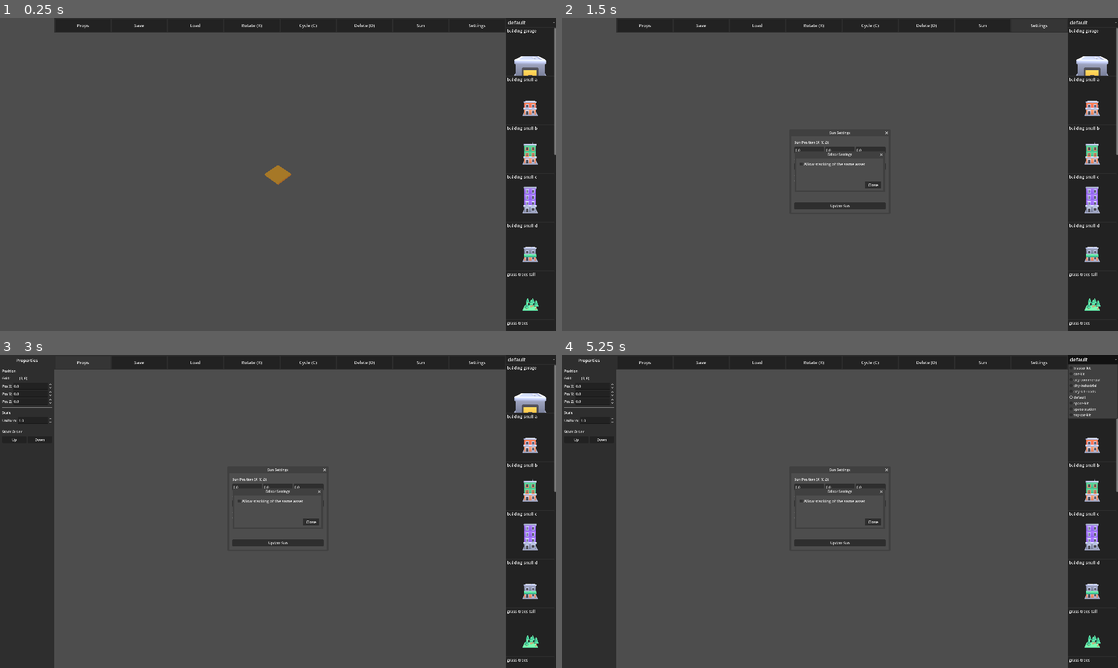
Above: before the commit, frames 1-4 (two rows, left to right).
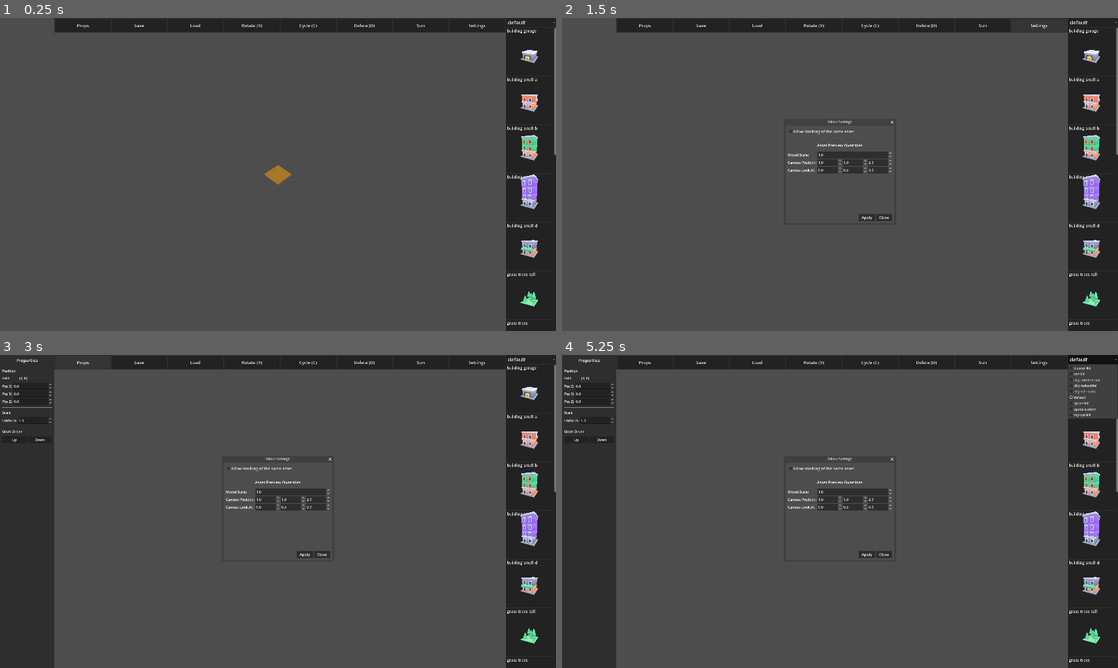
Above: after the commit, the same moments.

Repository: yardimli/3d-defence-game
Game: Godot game, scene res://level_editor.tscn
Same seed, same stepped clock (60 frames per second), same inputs: the game is played once before the commit and once after it.
Inputs (mouse positions are in pixels of both pictures, inside the frame that each line leads up to):
- Up to frame 1 (0.25 s): no input
- Up to frame 2 (1.5 s): click "Sun" at 0.5 s; click "Settings" at 1.25 s
- Up to frame 3 (3 s): click (305, 555) at 2 s, where only the run after the commit has a clickable "Apply"; click "Props" at 2.75 s
- Up to frame 4 (5.25 s): click "Rotate (R)" at 3.5 s; click "Cycle (C)" at 4.25 s; click "default" at 5 s

The runs differ from the first frame. In frame 1, 1.4% of the frame differs, in the area x 92-99%, y 10-94%; in frame 2, 2.9%, in the area x 40-99%, y 10-94%; in frame 3, 2.9%; in frame 4, 2.5%.
Error before the commit: Invalid call. Nonexistent function 'get_global_rect' in base 'Window (sun_settings.gd)'. (res://level_editor.gd:352)

Commit message:
settings

Diff:
--- a/asset_selector.gd
+++ b/asset_selector.gd
@@ -14,6 +14,10 @@
 # NEW: ConfigFile objects to hold root and folder-specific settings.
 var root_config := ConfigFile.new()
 var folder_config: ConfigFile = null
+# NEW: Holds the path of the currently viewed folder.
+var current_folder_path: String = ""
+# NEW: Holds temporary override settings from the settings dialog.
+var preview_overrides: Dictionary = {}
 
 # --- Node-Referenzen ---
 @onready var folder_dropdown: OptionButton = %FolderDropdown
@@ -30,6 +34,37 @@
 	folder_dropdown.item_selected.connect(_on_folder_selected)
 	# Initial population of the asset list.
 	_populate_folder_dropdown()
+
+# NEW: Public method for the level editor to apply temporary settings.
+func apply_preview_overrides(settings: Dictionary):
+	preview_overrides = settings
+	# Refresh the previews with the new override settings.
+	if not current_folder_path.is_empty():
+		_populate_model_previews(current_folder_path)
+
+# NEW: Public method for the level editor to get current settings for the dialog.
+func get_current_preview_settings() -> Dictionary:
+	var cam_settings = _get_camera_settings()
+	var default_scale = root_config.get_value("Settings", "model_scale", 1.0)
+	if folder_config and folder_config.has_section_key("Settings", "model_scale"):
+		default_scale = folder_config.get_value("Settings", "model_scale")
+
+	# Start with the base settings.
+	var settings = {
+		"model_scale": default_scale,
+		"position": cam_settings.get("position"),
+		"look_at": cam_settings.get("look_at")
+	}
+
+	# If overrides exist, let them take precedence.
+	if preview_overrides.has("model_scale"):
+		settings["model_scale"] = preview_overrides["model_scale"]
+	if preview_overrides.has("position"):
+		settings["position"] = preview_overrides["position"]
+	if preview_overrides.has("look_at"):
+		settings["look_at"] = preview_overrides["look_at"]
+
+	return settings
 
 # Scans the models_folder for subdirectories and adds them to the dropdown.
 func _populate_folder_dropdown():
@@ -66,20 +101,23 @@
 		folder_dropdown.select(index_to_select)
 		_on_folder_selected(index_to_select)
 
-# Handles the selection of a new folder from the dropdown.
+# MODIFIED: Handles the selection of a new folder from the dropdown.
 func _on_folder_selected(index: int):
+	# NEW: Clear any temporary overrides when changing folders.
+	preview_overrides.clear()
+
 	var folder_name = folder_dropdown.get_item_text(index)
-	var full_path = models_folder.path_join(folder_name)
+	current_folder_path = models_folder.path_join(folder_name)
 
 	# NEW: Attempt to load a config file from the selected subfolder.
-	var sub_config_path = full_path.path_join("config.cfg")
+	var sub_config_path = current_folder_path.path_join("config.cfg")
 	var sub_config = ConfigFile.new()
 	if sub_config.load(sub_config_path) == OK:
 		folder_config = sub_config
 	else:
 		folder_config = null # Reset if no config is found.
 
-	_populate_model_previews(full_path)
+	_populate_model_previews(current_folder_path)
 
 # Clears and creates new model preview buttons for the given folder path.
 func _populate_model_previews(path: String):
@@ -110,10 +148,14 @@
 		for model_path in model_paths:
 			_create_model_preview_button(model_path)
 
-# NEW: Helper function to get the correct scale for a model.
-# It checks the folder config first, then the root config, then uses the default scale.
+# MODIFIED: Helper function to get the correct scale for a model.
+# It now checks for an override value first.
 func _get_scale_for_model(model_path: String) -> float:
 	var model_filename = model_path.get_file()
+
+	# 0. Check for a temporary override from the settings dialog.
+	if preview_overrides.has("model_scale"):
+		return preview_overrides.get("model_scale")
 
 	# 1. Check for per-model scale in the folder's config.cfg
 	if folder_config and folder_config.has_section_key("ModelScales", model_filename):
@@ -130,28 +172,36 @@
 	# 4. Fallback to the default scale from the root config.cfg
 	return root_config.get_value("Settings", "model_scale", 1.0)
 
-# NEW: Helper function to get camera settings for the preview.
-# It checks the folder config first, then the root config, then uses default values.
+# MODIFIED: Helper function to get camera settings for the preview.
+# It now checks for override values first.
 func _get_camera_settings() -> Dictionary:
 	var default_pos = Vector3(0, 1.0, 2.5)
 	var default_look_at = Vector3(0, 0, 0)
+	var settings: Dictionary
 
 	# 1. Check for settings in the folder's config.cfg
 	if folder_config and folder_config.has_section("AssetPreviewCamera"):
-		return {
+		settings = {
 			"position": folder_config.get_value("AssetPreviewCamera", "position", default_pos),
 			"look_at": folder_config.get_value("AssetPreviewCamera", "look_at", default_look_at)
 		}
-
 	# 2. Check for settings in the root config.cfg
-	if root_config and root_config.has_section("AssetPreviewCamera"):
-		return {
+	elif root_config and root_config.has_section("AssetPreviewCamera"):
+		settings = {
 			"position": root_config.get_value("AssetPreviewCamera", "position", default_pos),
 			"look_at": root_config.get_value("AssetPreviewCamera", "look_at", default_look_at)
 		}
-
 	# 3. Fallback to hardcoded defaults
-	return {"position": default_pos, "look_at": default_look_at}
+	else:
+		settings = {"position": default_pos, "look_at": default_look_at}
+
+	# 4. Apply temporary overrides if they exist.
+	if preview_overrides.has("position"):
+		settings["position"] = preview_overrides["position"]
+	if preview_overrides.has("look_at"):
+		settings["look_at"] = preview_overrides["look_at"]
+
+	return settings
 
 # Creates a single preview button for a given model path.
 func _create_model_preview_button(path: String):
@@ -190,7 +240,8 @@
 	vp.add_child(cam)
 	# NEW: Apply settings from config or fallback to defaults.
 	cam.position = cam_settings.get("position")
-	cam.look_at(cam_settings.get("look_at"))
+	cam.call_deferred("look_at", cam_settings.get("look_at"))
+
 
 	var env = Environment.new()
 	env.background_mode = Environment.BG_COLOR
@@ -207,38 +258,9 @@
 	if scene:
 		var instance = scene.instantiate()
 		vp.add_child(instance)
-		# Defer fitting to the next frame to ensure nodes are ready.
-		get_tree().process_frame.connect(_fit_model_to_preview.bind(instance, cam), CONNECT_ONE_SHOT)
 
 	model_list.add_child(btn)
 	preview_buttons.append({"btn": btn, "path": path})
-
-# Scales and positions a model instance to fit nicely within its preview camera.
-func _fit_model_to_preview(instance: Node3D, cam: Camera3D):
-	var meshes =[]
-	_get_mesh_instances(instance, meshes)
-	if meshes.is_empty(): return
-
-	var bounds = AABB()
-	var first = true
-	for mi in meshes:
-		var mi_aabb = mi.get_aabb()
-		var xform = instance.global_transform.affine_inverse() * mi.global_transform
-		var transformed_aabb = xform * mi_aabb
-		if first:
-			bounds = transformed_aabb
-			first = false
-		else:
-			bounds = bounds.merge(transformed_aabb)
-
-	var max_size = max(bounds.size.x, max(bounds.size.y, bounds.size.z))
-	if max_size > 0.001:
-		var fit_scale = 2.0 / max_size
-		instance.scale = Vector3.ONE * fit_scale
-		instance.position = -bounds.get_center() * fit_scale
-		# MODIFIED: The camera's look_at is now controlled by config files,
-		# so we no longer force it to look at the model's center here.
-		# cam.look_at(instance.position)
 
 # Recursively finds all MeshInstance3D nodes under a given node.
 func _get_mesh_instances(node: Node, result: Array):
--- a/config.cfg
+++ b/config.cfg
@@ -24,5 +24,5 @@
 ; Universal camera settings for the asset preview thumbnails.
 ; These can be overridden by a config.cfg in a model subfolder.
 [AssetPreviewCamera]
-position=Vector3(0, 1, 2.5)
+position=Vector3(1, 1, 2)
 look_at=Vector3(0, 0.5, 0)
--- a/level_editor.gd
+++ b/level_editor.gd
@@ -112,6 +112,8 @@
 	btn_sun.pressed.connect(_on_sun_config_pressed)
 	btn_settings.pressed.connect(_on_settings_button_pressed)
 	settings_dialog.setting_changed.connect(_on_setting_changed)
+	# NEW: Connect the signal for preview setting changes.
+	settings_dialog.preview_settings_changed.connect(_on_preview_settings_changed)
 
 	# NEW: Connect properties panel and cycle selection buttons and signals.
 	btn_properties.pressed.connect(properties_panel.toggle_visibility)
@@ -258,16 +260,27 @@
 	sun_light.rotation_degrees = new_settings.get("rotation_degrees", sun_light.rotation_degrees)
 	sun_light.light_energy = new_settings.get("energy", sun_light.light_energy)
 
+# MODIFIED: Now also gets preview settings to populate the dialog.
 func _on_settings_button_pressed():
+	# Get general editor settings.
 	var current_settings = {
 		"allow_same_asset_stacking": allow_same_asset_stacking
 	}
+	# NEW: Get current preview settings from the asset selector.
+	var preview_settings = asset_selector.get_current_preview_settings()
+	# NEW: Merge the two dictionaries so all data is passed to the dialog.
+	current_settings.merge(preview_settings)
+
 	settings_dialog.open_with_settings(current_settings)
 
 func _on_setting_changed(setting_name: String, new_value: Variant):
 	if setting_name == "allow_same_asset_stacking":
 		allow_same_asset_stacking = new_value
 		print("Allow same asset stacking set to: ", allow_same_asset_stacking)
+
+# NEW: Handles the new signal from the settings dialog to apply preview overrides.
+func _on_preview_settings_changed(settings: Dictionary):
+	asset_selector.apply_preview_overrides(settings)
 
 # ==========================================
 # NEW: PROPERTIES PANEL HANDLERS
--- a/models/blaster-kit/config.cfg
+++ b/models/blaster-kit/config.cfg
@@ -1,7 +1,7 @@
 [Settings]
 tile_size_x=1.0
 tile_size_z=1.0
-model_scale=0.8
+model_scale=1.0
 
 ; Default camera settings on startup.
 [Camera]
@@ -17,5 +17,5 @@
 ; Universal camera settings for the asset preview thumbnails.
 ; These can be overridden by a config.cfg in a model subfolder.
 [AssetPreviewCamera]
-position=Vector3(0, 1, 3.5)
-look_at=Vector3(0, 0.5, 0)
+position=Vector3(0.5, 0.5, 0.5)
+look_at=Vector3(0, 0, 0)
--- a/models/car-kit/config.cfg
+++ b/models/car-kit/config.cfg
@@ -1,7 +1,7 @@
 [Settings]
 tile_size_x=1.0
 tile_size_z=1.0
-model_scale=0.8
+model_scale=0.5
 
 ; Default camera settings on startup.
 [Camera]
@@ -17,5 +17,5 @@
 ; Universal camera settings for the asset preview thumbnails.
 ; These can be overridden by a config.cfg in a model subfolder.
 [AssetPreviewCamera]
-position=Vector3(0, 1, 3.5)
-look_at=Vector3(0, 0.5, 0)
+position=Vector3(1.5, 1.5, 1.5)
+look_at=Vector3(0, 0, 0)
--- a/models/city-commercial/config.cfg
+++ b/models/city-commercial/config.cfg
@@ -17,5 +17,5 @@
 ; Universal camera settings for the asset preview thumbnails.
 ; These can be overridden by a config.cfg in a model subfolder.
 [AssetPreviewCamera]
-position=Vector3(0, 1, 3.5)
-look_at=Vector3(0, 0.5, 0)
+position=Vector3(2, 2, 4)
+look_at=Vector3(0, 3, 0)
--- a/models/city-kit-roads/config.cfg
+++ b/models/city-kit-roads/config.cfg
@@ -17,5 +17,5 @@
 ; Universal camera settings for the asset preview thumbnails.
 ; These can be overridden by a config.cfg in a model subfolder.
 [AssetPreviewCamera]
-position=Vector3(0, 1, 3.5)
+position=Vector3(0, 1, 2.0)
 look_at=Vector3(0, 0.5, 0)
--- a/settings_dialog.gd
+++ b/settings_dialog.gd
@@ -1,17 +1,31 @@
-# settings_dialog.gd
 extends Window
 
 # Emitted when a setting is changed by the user.
 signal setting_changed(setting_name: String, new_value: Variant)
+# NEW: Emitted when the user applies new preview settings.
+signal preview_settings_changed(settings: Dictionary)
 
 # --- Node-Referenzen ---
 @onready var stacking_checkbox: CheckBox = %StackingCheckbox
+# MODIFIED: Renamed button for clarity.
 @onready var close_button: Button = %CloseButton
+# NEW: References for new UI controls.
+@onready var apply_button: Button = %ApplyButton
+@onready var model_scale_spinbox: SpinBox = %ModelScaleSpinBox
+@onready var cam_pos_x_spinbox: SpinBox = %CamPosXSpinBox
+@onready var cam_pos_y_spinbox: SpinBox = %CamPosYSpinBox
+@onready var cam_pos_z_spinbox: SpinBox = %CamPosZSpinBox
+@onready var look_at_x_spinbox: SpinBox = %LookAtXSpinBox
+@onready var look_at_y_spinbox: SpinBox = %LookAtYSpinBox
+@onready var look_at_z_spinbox: SpinBox = %LookAtZSpinBox
+
 
 func _ready():
 	# Connect UI signals to their handlers.
 	stacking_checkbox.toggled.connect(_on_stacking_checkbox_toggled)
 	close_button.pressed.connect(hide)
+	# NEW: Connect the apply button's signal.
+	apply_button.pressed.connect(_on_apply_pressed)
 	close_requested.connect(hide)
 
 # Public method to open the dialog and set the initial state of its controls.
@@ -20,9 +34,33 @@
 	var allow_stacking = current_settings.get("allow_same_asset_stacking", false)
 	stacking_checkbox.button_pressed = allow_stacking
 
+	# NEW: Populate the new preview override fields.
+	model_scale_spinbox.value = current_settings.get("model_scale", 1.0)
+
+	var cam_pos: Vector3 = current_settings.get("position", Vector3(0, 1.0, 2.5))
+	cam_pos_x_spinbox.value = cam_pos.x
+	cam_pos_y_spinbox.value = cam_pos.y
+	cam_pos_z_spinbox.value = cam_pos.z
+
+	var look_at: Vector3 = current_settings.get("look_at", Vector3.ZERO)
+	look_at_x_spinbox.value = look_at.x
+	look_at_y_spinbox.value = look_at.y
+	look_at_z_spinbox.value = look_at.z
+
 	popup_centered()
 
 # Called when the checkbox is toggled by the user.
 func _on_stacking_checkbox_toggled(is_checked: bool):
 	# Emit a signal to notify the level editor of the change.
 	emit_signal("setting_changed", "allow_same_asset_stacking", is_checked)
+
+# NEW: Called when the "Apply" button is pressed.
+func _on_apply_pressed():
+	# Gather all the override values from the UI.
+	var override_settings = {
+		"model_scale": model_scale_spinbox.value,
+		"position": Vector3(cam_pos_x_spinbox.value, cam_pos_y_spinbox.value, cam_pos_z_spinbox.value),
+		"look_at": Vector3(look_at_x_spinbox.value, look_at_y_spinbox.value, look_at_z_spinbox.value)
+	}
+	# Emit the signal to send the data to the level editor.
+	emit_signal("preview_settings_changed", override_settings)
--- a/settings_dialog.tscn
+++ b/settings_dialog.tscn
@@ -6,7 +6,7 @@
 oversampling_override = 1.0
 title = "Editor Settings"
 initial_position = 2
-size = Vector2i(400, 150)
+size = Vector2i(500, 450)
 visible = false
 script = ExtResource("1_xyz12")
 
@@ -31,11 +31,110 @@
 theme_override_font_sizes/font_size = 18
 text = "Allow stacking of the same asset"
 
+[node name="HSeparator" type="HSeparator" parent="MarginContainer/VBoxContainer" unique_id=200100206]
+layout_mode = 2
+
+[node name="Label" type="Label" parent="MarginContainer/VBoxContainer" unique_id=200100207]
+layout_mode = 2
+theme_override_font_sizes/font_size = 18
+text = "Asset Preview Overrides"
+horizontal_alignment = 1
+
+[node name="GridContainer" type="GridContainer" parent="MarginContainer/VBoxContainer" unique_id=200100208]
+layout_mode = 2
+columns = 2
+
+[node name="LabelScale" type="Label" parent="MarginContainer/VBoxContainer/GridContainer" unique_id=200100209]
+layout_mode = 2
+text = "Model Scale:"
+
+[node name="ModelScaleSpinBox" type="SpinBox" parent="MarginContainer/VBoxContainer/GridContainer" unique_id=200100210]
+unique_name_in_owner = true
+layout_mode = 2
+size_flags_horizontal = 3
+min_value = 0.01
+max_value = 100.0
+step = 0.01
+value = 1.0
+
+[node name="LabelCamPos" type="Label" parent="MarginContainer/VBoxContainer/GridContainer" unique_id=200100211]
+layout_mode = 2
+text = "Camera Position:"
+
+[node name="CamPosHBox" type="HBoxContainer" parent="MarginContainer/VBoxContainer/GridContainer" unique_id=200100212]
+layout_mode = 2
+
+[node name="CamPosXSpinBox" type="SpinBox" parent="MarginContainer/VBoxContainer/GridContainer/CamPosHBox" unique_id=200100213]
+unique_name_in_owner = true
+layout_mode = 2
+size_flags_horizontal = 3
+min_value = -100.0
+max_value = 100.0
+step = 0.01
+
+[node name="CamPosYSpinBox" type="SpinBox" parent="MarginContainer/VBoxContainer/GridContainer/CamPosHBox" unique_id=200100214]
+unique_name_in_owner = true
+layout_mode = 2
+size_flags_horizontal = 3
+min_value = -100.0
+max_value = 100.0
+step = 0.01
+
+[node name="CamPosZSpinBox" type="SpinBox" parent="MarginContainer/VBoxContainer/GridContainer/CamPosHBox" unique_id=200100215]
+unique_name_in_owner = true
+layout_mode = 2
+size_flags_horizontal = 3
+min_value = -100.0
+max_value = 100.0
+step = 0.01
+
+[node name="LabelLookAt" type="Label" parent="MarginContainer/VBoxContainer/GridContainer" unique_id=200100216]
+layout_mode = 2
+text = "Camera Look At:"
+
+[node name="LookAtHBox" type="HBoxContainer" parent="MarginContainer/VBoxContainer/GridContainer" unique_id=200100217]
+layout_mode = 2
+
+[node name="LookAtXSpinBox" type="SpinBox" parent="MarginContainer/VBoxContainer/GridContainer/LookAtHBox" unique_id=200100218]
+unique_name_in_owner = true
+layout_mode = 2
+size_flags_horizontal = 3
+min_value = -100.0
+max_value = 100.0
+step = 0.01
+
+[node name="LookAtYSpinBox" type="SpinBox" parent="MarginContainer/VBoxContainer/GridContainer/LookAtHBox" unique_id=200100219]
+unique_name_in_owner = true
+layout_mode = 2
+size_flags_horizontal = 3
+min_value = -100.0
+max_value = 100.0
+step = 0.01
+
+[node name="LookAtZSpinBox" type="SpinBox" parent="MarginContainer/VBoxContainer/GridContainer/LookAtHBox" unique_id=200100220]
+unique_name_in_owner = true
+layout_mode = 2
+size_flags_horizontal = 3
+min_value = -100.0
+max_value = 100.0
+step = 0.01
+
 [node name="Control" type="Control" parent="MarginContainer/VBoxContainer" unique_id=200100204]
 layout_mode = 2
 size_flags_vertical = 3
 
-[node name="CloseButton" type="Button" parent="MarginContainer/VBoxContainer" unique_id=200100205]
+[node name="HBoxContainer" type="HBoxContainer" parent="MarginContainer/VBoxContainer" unique_id=200100221]
+layout_mode = 2
+alignment = 2
+
+[node name="ApplyButton" type="Button" parent="MarginContainer/VBoxContainer/HBoxContainer" unique_id=200100222]
+unique_name_in_owner = true
+layout_mode = 2
+size_flags_horizontal = 4
+theme_override_font_sizes/font_size = 18
+text = "  Apply  "
+
+[node name="CloseButton" type="Button" parent="MarginContainer/VBoxContainer/HBoxContainer" unique_id=200100205]
 unique_name_in_owner = true
 layout_mode = 2
 size_flags_horizontal = 8
Binary file removed: models/city-kit-roads/construction-barrier.glb
Not shown, removed: models/city-kit-roads/construction-barrier.glb.import
Binary file removed: models/city-kit-roads/construction-light.glb
Not shown, removed: models/city-kit-roads/construction-light.glb.import
Binary file removed: models/city-kit-roads/light-curved-cross.glb
Not shown, removed: models/city-kit-roads/light-curved-cross.glb.import
Binary file removed: models/city-kit-roads/light-curved-double.glb
Not shown, removed: models/city-kit-roads/light-curved-double.glb.import
Binary file removed: models/city-kit-roads/light-curved.glb
Not shown, removed: models/city-kit-roads/light-curved.glb.import
Binary file removed: models/city-kit-roads/road-bend-barrier.glb
Not shown, removed: models/city-kit-roads/road-bend-barrier.glb.import
(and 45 more such lines)
